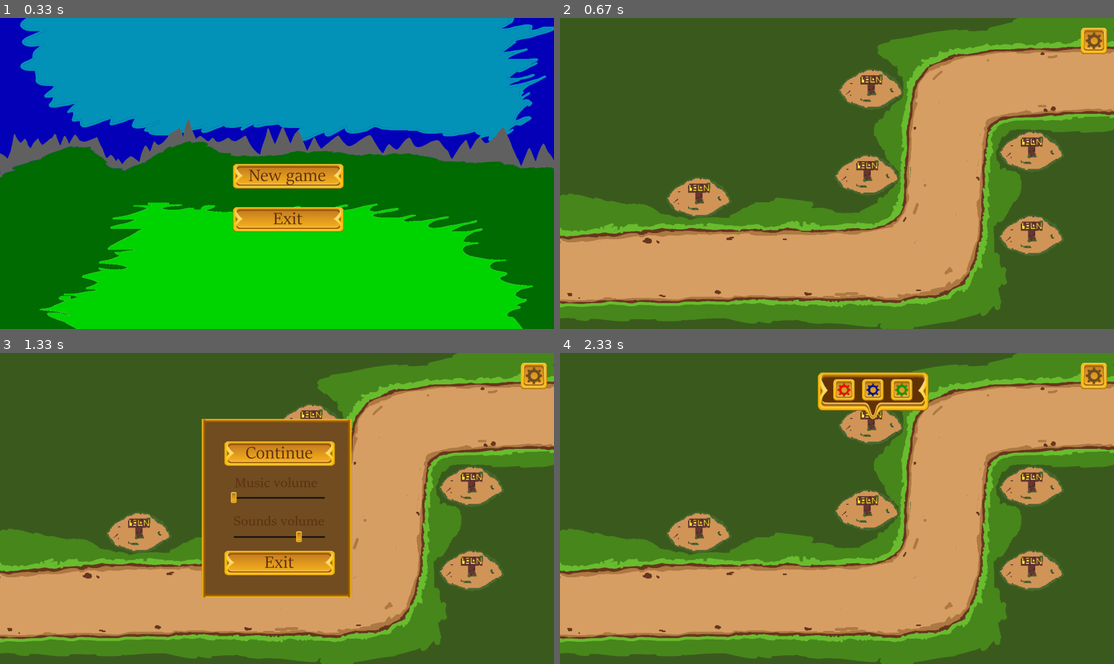
Above: before the commit, frames 1-4 (two rows, left to right).
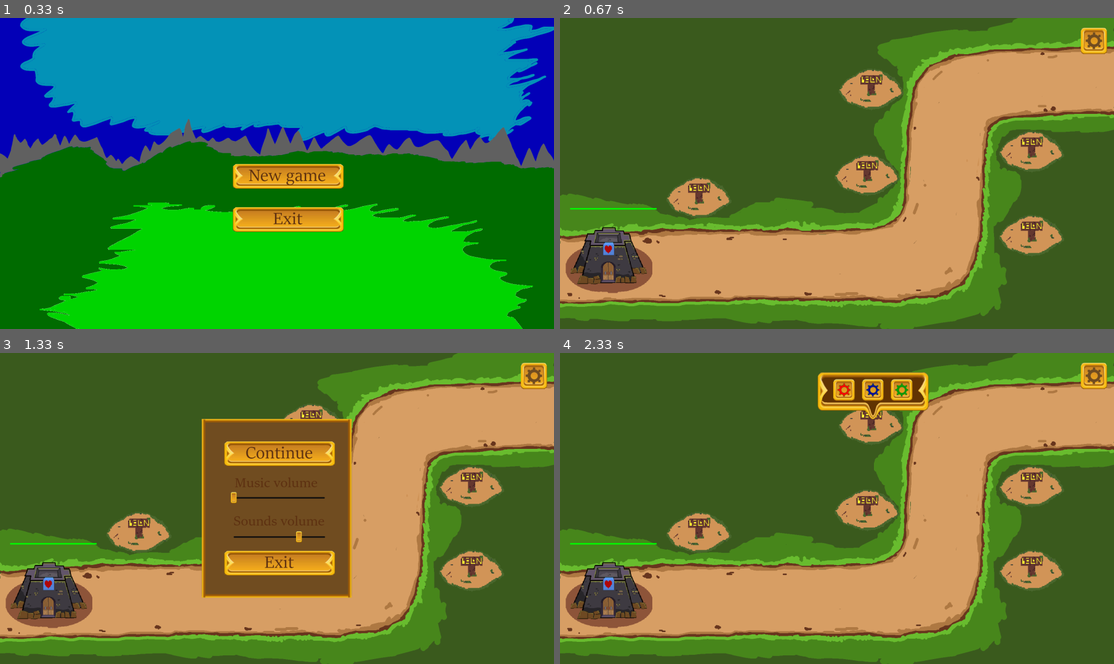
Above: after the commit, the same moments.

Repository: Fundgod/Tower_def
Game: pygame game, started from main.py
The game is run twice, just before and just after one commit, with the same random seed, the same clock (stepped at 60 frames per second) and the same inputs.
Inputs (mouse positions are in pixels of both pictures, inside the frame that each line leads up to):
- Up to frame 1 (0.33 s): no input
- Up to frame 2 (0.67 s): press the mouse at (842, 173) at 0.37 s; move the mouse to (825, 133) at 0.47 s; release the mouse at (814, 89) at 0.6 s
- Up to frame 3 (1.33 s): hold Tab 0.67-1.13 s; press the mouse at (232, 536) at 1.2 s; move the mouse to (299, 499) at 1.3 s
- Up to frame 4 (2.33 s): release the mouse at (925, 464) at 1.43 s; press the mouse at (831, 452) at 1.7 s; move the mouse to (770, 527) at 1.8 s; release the mouse at (715, 604) at 1.93 s; press the mouse at (870, 424) at 2.03 s; move the mouse to (759, 499) at 2.13 s; release the mouse at (648, 580) at 2.27 s

Frame 1 is identical in both runs. In frame 2, 2.5% of the frame differs, in the area x 1-18%, y 61-89%; in frame 3, 2.5%; in frame 4, 2.5%.

Commit message:
MainTower class done

Diff:
--- a/main.py
+++ b/main.py
@@ -88,9 +88,11 @@
 
 
 class Mob(pygame.sprite.Sprite):
-    def __init__(self, type, way, group):
+    def __init__(self, type, way, main_tower, group):
         super().__init__(group)
         self.way = way
+        self.cnt = 0
+        self.main_tower = main_tower
         self.load_info(type)
         self.killed = False
 
@@ -174,6 +176,9 @@
             self.kill()
 
     def attack(self):
+        self.cnt += 1
+        if self.cnt % 60 == 0:
+            self.main_tower.health -= 12
         attack_animation = self.animations['attack']
         if self.animation != attack_animation:
             self.animation = attack_animation
@@ -335,10 +340,11 @@
 class MainTower(pygame.sprite.Sprite):
     def __init__(self, bullets_group, moblist,  group):
         super().__init__(group)
-        self.rect = pygame.Rect(100, 850, 10, 10)
-        self.coords = (100, 850)
-        self.image = pygame.transform.scale(load_image(os.path.join('sprites', 'main_1_0.png')), -1)
-        self.health = 10000
+        self.rect = pygame.Rect(20, 670, 10, 10)
+        self.coords = (20, 670)
+        self.image = pygame.transform.scale(load_image(os.path.join('sprites', 'main_1_0.png'), -1), (300, 300))
+        self.health = 1000
+        self.full_hp = self.health
         self.moblist = moblist
         self.bullets_group = bullets_group
         self.reloading = 0
@@ -346,9 +352,12 @@
         self.shooting_range = 400
         self.damage = 20
 
+    def update_mobslist(self, mobslist):
+        self.moblist = mobslist
+
     def update(self):
         if self.health > 0:
-            pygame.draw.rect(screen, 'red', (int(self.coords[0] + 15), int(self.coords[1]) - 10, 30, 5))
+            pygame.draw.rect(screen, 'red', (int(self.coords[0] + 15), int(self.coords[1]) - 10, 30 * self.full_hp // 100, 5))
             pygame.draw.rect(screen, 'green', (int(self.coords[0] + 15), int(self.coords[1]) - 10, 30 * self.health // 100, 5))
         else:
             self.kill()
@@ -358,12 +367,12 @@
             for mob in self.moblist:
                 distance = math.hypot(self.coords[0] - mob.coords[0], self.coords[1] - mob.coords[1])
                 if distance <= self.shooting_range and not mob.killed:
-                    Bullet(self.coords, mob, distance, self.damage, self.bullets_group)
+                    coords = (self.coords[0] + 135, self.coords[1] + 70)
+                    Bullet(coords, mob, distance, self.damage, self.bullets_group)
                     self.reloading = self.time_to_reload
                     return
         else:
             self.reloading -= 1
-
 
 
 class Game:
@@ -384,11 +393,13 @@
         self.towers = pygame.sprite.Group()
         self.bullets = pygame.sprite.Group()
         self.buttons = pygame.sprite.Group()
+        self.main_tower = pygame.sprite.Group()
         self.add_tower_menus = pygame.sprite.Group()
         self.pause_button = Button((1800, 30, 80, 80), 'pause.png', self.buttons)
         self.on_pause = False
         self.mob_query = []
         self.moblist = []
+        self.mt = MainTower(self.bullets, self.moblist, self.main_tower)
 
     def begin(self):
         # Инициализация фоновой картинки и кнопок
@@ -458,7 +469,6 @@
         # Если пользователь нажал в любое место экрана, но не на кнопку,
         # то открытое меню добавления башни, если оно есть, закроется:
         self.close_add_tower_menu()
-
 
     def on_tap(self, key):
         if key == pygame.K_TAB:
@@ -534,9 +544,12 @@
     def update_and_render(self):
         if self.mob_query:
             mob_type, road_num = self.mob_query.pop(-1)
-            mob = Mob(mob_type, self.map.get_way(road_num), self.mobs[mob_type])
+            mob = Mob(mob_type, self.map.get_way(road_num), self.mt, self.mobs[mob_type])
             self.moblist.append(mob)
         self.map.render(self.screen)
+        self.mt.update_mobslist(self.moblist)
+        self.main_tower.update()
+        self.main_tower.draw(self.screen)
         for mob_type in (HORNY_DOG, BOAR_WARRIOR, SKILLET, CRYSTAL_GOLEM, STONE_GOLEM, MASK):
             self.mobs[mob_type].update()
             self.mobs[mob_type].draw(self.screen)
--- a/map1/ways/road1/way1.csv
+++ b/map1/ways/road1/way1.csv
@@ -21,5 +21,3 @@
 488;868
 406;868
 309;869
-235;870
-146;873
--- a/map1/ways/road1/way2.csv
+++ b/map1/ways/road1/way2.csv
@@ -33,6 +33,3 @@
 442;801
 359;804
 294;809
-233;809
-183;814
-143;813
--- a/map1/ways/road1/way3.csv
+++ b/map1/ways/road1/way3.csv
@@ -38,7 +38,3 @@
 406;925
 360;927
 312;928
-262;930
-211;929
-166;929
-144;929
